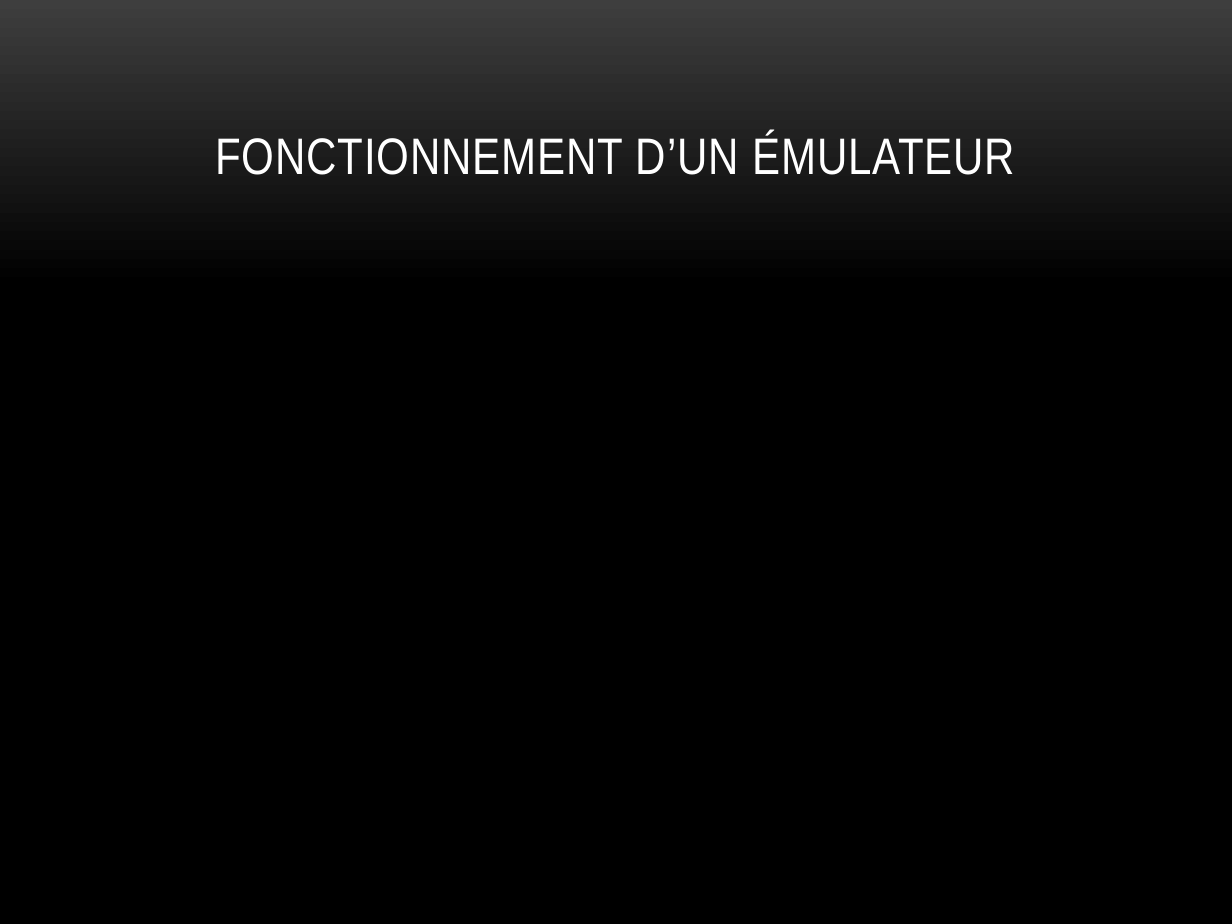
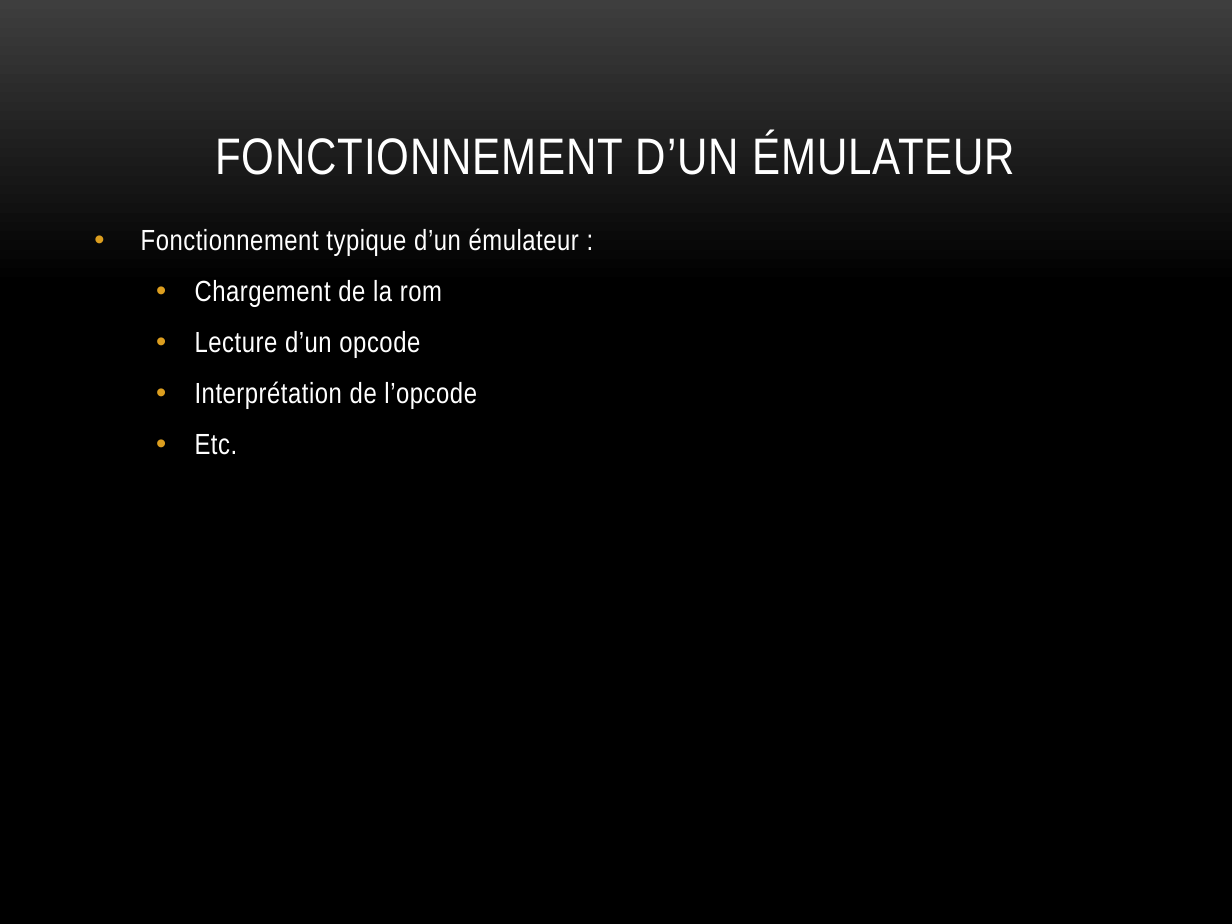
Before and after one commit to charlesfire/Chip-8_Disassembler, a slide deck: slide 5 of SERTP2.pptx. Drawn at 1232x924 pixels with LibreOffice and Linux fonts; fonts in the diff are those of the drawing; background and template pictures are left out. Boxes give left, top, right and bottom in pixels: in the first picture for what was removed or moved away, otherwise in the second. Text is boxed around its words. In the diff, an @@ line names an element or a change of style, - is before the commit and + after.

```diff
--- a/SERTP2.pptx
+++ b/SERTP2.pptx
@@ text added at [141, 228, 579, 455], 17 pt, text #FFFFFF @@
+• Fonctionnement typique d’un émulateur :
+  • Chargement de la rom
+  • Lecture d’un opcode
+  • Interprétation de l’opcode
+  • Etc.
```
Also in this commit, not shown: 5 other slides changed, 2 slides added, 3 slides removed.
